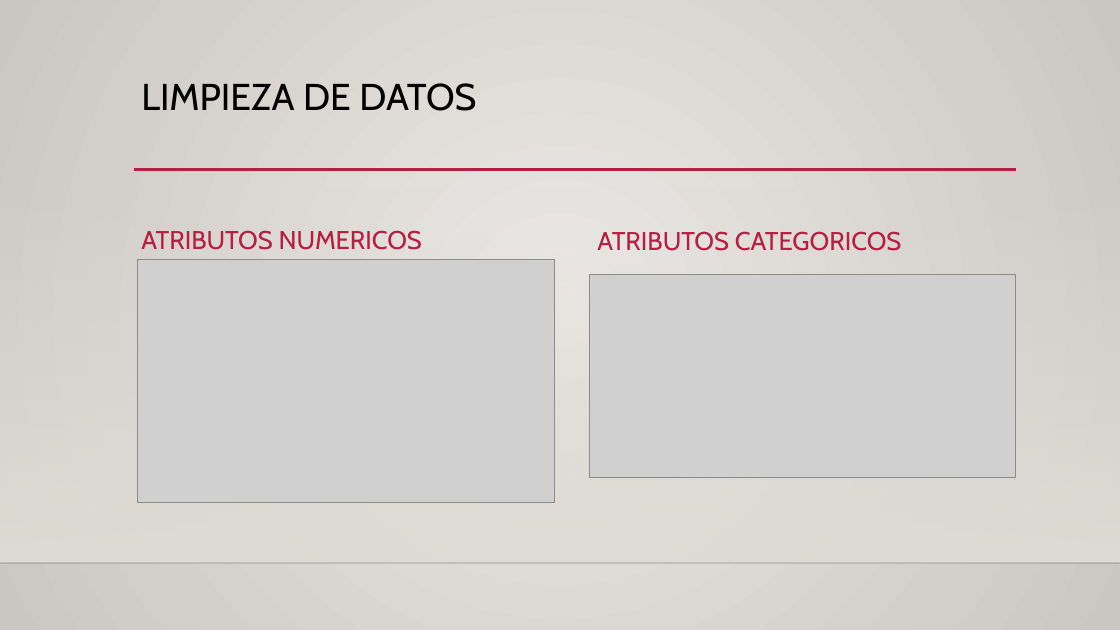
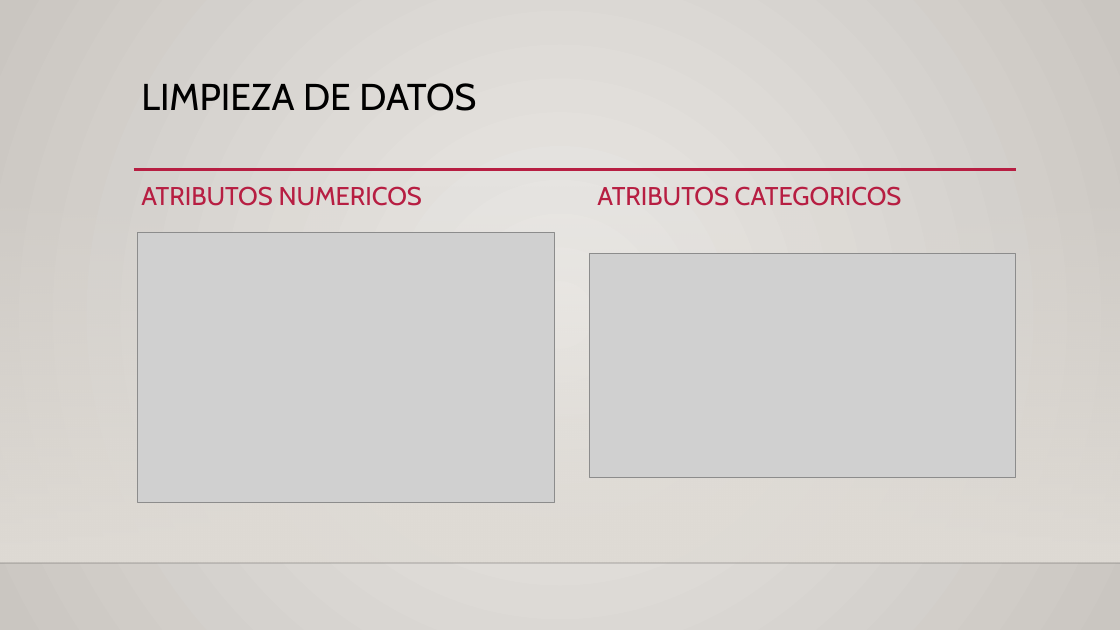
Before and after one commit to hymsly/DS, a slide deck: slide 3 of CasoBCP_HansAmaro.pptx (slide 4 before the commit). Drawn at 1120x630 pixels with LibreOffice and Linux fonts; fonts in the diff are those of the drawing; grey boxes stand for pictures; background and template pictures are left out. Boxes give left, top, right and bottom in pixels: in the first picture for what was removed or moved away, otherwise in the second. Text is boxed around its words. In the diff, an @@ line names an element or a change of style, - is before the commit and + after.

```diff
--- a/CasoBCP_HansAmaro.pptx
+++ b/CasoBCP_HansAmaro.pptx
@@ text "ATRIBUTOS NUMERICOS": place and size @@
-text "ATRIBUTOS NUMERICOS" at bbox=[141, 230, 422, 250]
+text "ATRIBUTOS NUMERICOS" at bbox=[141, 186, 422, 206]
@@ text "ATRIBUTOS NUMERICOS" at bbox=[141, 186, 422, 206]: line spacing 1 to 0.9 @@
@@ text "ATRIBUTOS CATEGORICOS" at bbox=[597, 186, 902, 206]: line spacing 1 to 0.9 @@
@@ text "ATRIBUTOS CATEGORICOS": place and size @@
-text "ATRIBUTOS CATEGORICOS" at bbox=[597, 231, 902, 251]
+text "ATRIBUTOS CATEGORICOS" at bbox=[597, 186, 902, 206]
@@ picture: place and size @@
-picture at bbox=[138, 260, 555, 502]
+picture at bbox=[138, 233, 555, 502]
@@ picture: place and size @@
-picture at bbox=[589, 275, 1016, 478]
+picture at bbox=[589, 253, 1016, 477]
```
Also in this commit, not shown: 3 slides added, 2 slides removed, 2 other files.
